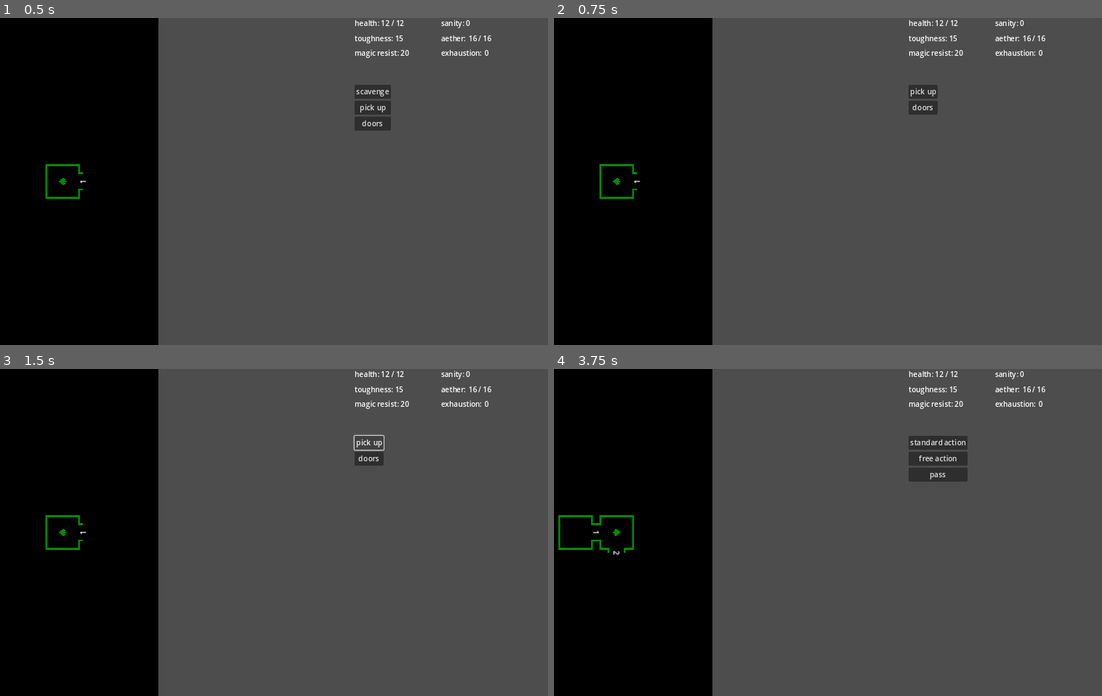
Above: before the commit, frames 1-4 (two rows, left to right).
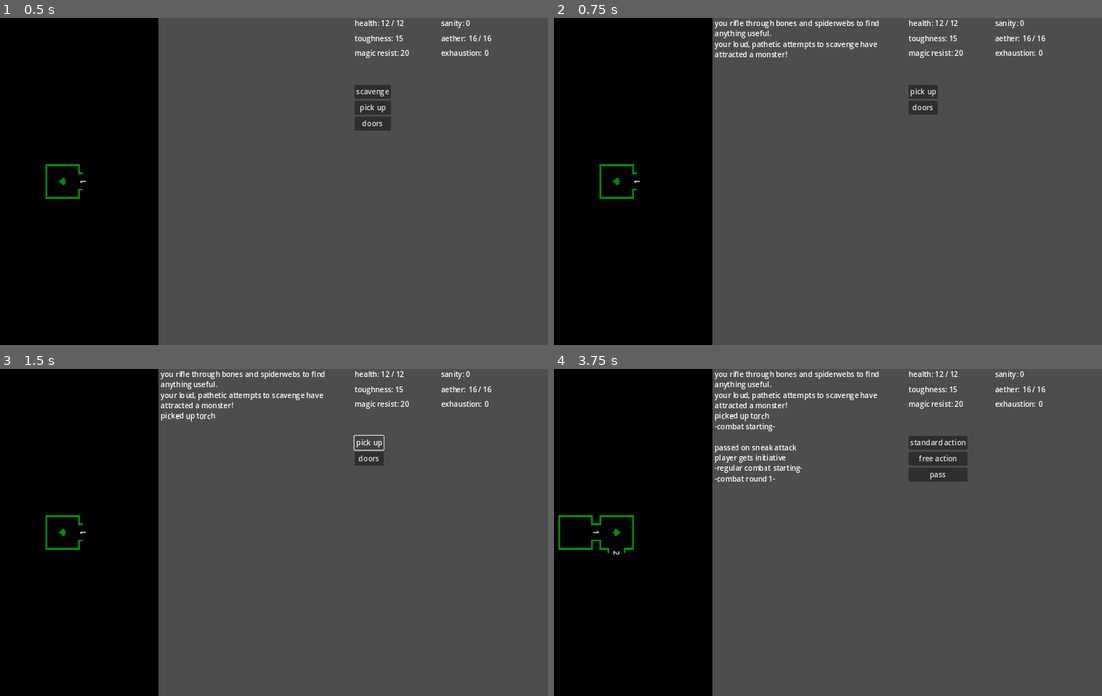
Above: after the commit, the same moments.

Repository: rainbowd-ash/ker_nethalas
Game: Godot game, scene res://globals/game.tscn
Same seed, same stepped clock (60 frames per second), same inputs: the game is played once before the commit and once after it.
Inputs:
- Up to frame 1 (0.5 s): no input
- Up to frame 2 (0.75 s): click "scavenge" at 0.5 s
- Up to frame 3 (1.5 s): click "pick up" at 1.25 s
- Up to frame 4 (3.75 s): click "doors" at 2 s; click "move through door 1" at 2.75 s; click "run in and attack" at 3.5 s

Frame 1 is identical in both runs. In frame 2, 0.7% of the frame differs, in the area x 29-60%, y 0-12%; in frame 3, 0.8%; in frame 4, 1.4%, in the area x 29-60%, y 0-35%.

Commit message:
chat log outputs

Diff:
--- a/character/character.gd
+++ b/character/character.gd
@@ -52,4 +52,4 @@
 func _on_monster_attack(values):
 	if values.has("attack"):
 		attributes.modify_health( -1 * values.attack.damage)
-		print("you take %d %s damage" % [values.attack.damage, Attack.damage_types.keys()[values.attack.damage_type]])
+		SignalBus.chat_log.emit("you take %d %s damage" % [values.attack.damage, Attack.damage_types.keys()[values.attack.damage_type]])
--- a/character/inventory.gd
+++ b/character/inventory.gd
@@ -6,8 +6,6 @@
 var currency = 0
 
 func _ready():
-	add_item(Torch.new())
-	add_item(LightHelmet.new())
 	SignalBus.item_picked_up.connect(_on_item_picked_up)
 
 # list of item objects
@@ -19,7 +17,7 @@
 func add_item(item : Item):
 	# TODO attempt to stack light items first
 	items.push_back(item)
-	print("picked up %s" % item.title)
+	SignalBus.chat_log.emit("picked up %s" % item.title)
 	# emit signal?
 
 func remove_item(r_item : Item):
@@ -31,7 +29,7 @@
 
 func adjust_currency(amount : int):
 	currency += amount
-	print("picked up %d coins" % amount)
+	SignalBus.chat_log.emit("picked up %d coins" % amount)
 
 func _on_item_picked_up(item : Item):
 	add_item(item)
--- a/combat/combat.gd
+++ b/combat/combat.gd
@@ -19,18 +19,18 @@
 
 func do_action(action_key : String):
 	if action_key == "attempt stealth":
-		print("-sneak attack attempt-")
+		SignalBus.chat_log.emit("-sneak attack attempt-")
 		attempt_stealth()
 		stealth_attempt_finished.emit()
 	elif action_key == "no stealth":
-		print("\tpassed on sneak attack")
+		SignalBus.chat_log.emit("passed on sneak attack")
 		stealth_attempt_finished.emit()
 	elif action_key == "free action":
 		list_free_actions()
 	elif action_key == "standard action":
 		list_standard_actions()
 	elif action_key == "pass":
-		print("player passes turn")
+		SignalBus.chat_log.emit("player passes turn")
 		player_round_finished.emit()
 	elif action_key == "actions_back":
 		list_combat_actions()
@@ -39,13 +39,13 @@
 		player_round_finished.emit()
 
 func initialize(values : CombatSetupValues):
-	print("-combat starting-\n")
+	SignalBus.chat_log.emit("-combat starting-\n")
 	add_monster(values.monster)
 	if not values.player_surprised:
 		list_stealth_actions()
 		await stealth_attempt_finished
 	roll_initiative()
-	print("-regular combat starting-")
+	SignalBus.chat_log.emit("-regular combat starting-")
 	combat_rounds()
 
 func combat_rounds():
@@ -57,7 +57,7 @@
 	# combat loop
 	while in_combat:
 		round_counter += 1
-		print("-combat round %d-" % round_counter)
+		SignalBus.chat_log.emit("-combat round %d-" % round_counter)
 		if in_combat:
 			player_action()
 			await player_round_finished
@@ -93,7 +93,7 @@
 	print("-initiative roll-")
 	if stealth_check_result:
 		if stealth_check_result.winner == Dice.opposed_winner.attacker:
-			print("player gets initiative from stealth success")
+			SignalBus.chat_log.emit("player gets initiative from stealth success")
 			player_initiative = true
 			return
 	var character_initiative : int = Character.get_initiative_value()
@@ -106,10 +106,10 @@
 		CheckValue.new(highest_awareness),
 	)
 	if roll_result.winner == Dice.opposed_winner.attacker:
-		print("player gets initiative")
+		SignalBus.chat_log.emit("player gets initiative")
 		player_initiative = true
 	else:
-		print("monster gets initiative")
+		SignalBus.chat_log.emit("monster gets initiative")
 		player_initiative = false
 
 func monster_action():
--- a/dungeon/dungeon.gd
+++ b/dungeon/dungeon.gd
@@ -11,13 +11,6 @@
 func list_actions():
 	var actions = current_room().get_actions()
 	Router.actions_ui.list_actions(actions)
-
-func pick_up_item(item : Item):
-	var room = current_room()
-	if room.get_items().has(item):
-		SignalBus.item_picked_up.emit(item)
-		room.remove_item(item)
-		print("Picked up " + item.title)
 
 func current_room() -> Room:
 	return pawn.get_parent()
--- a/dungeon/room.gd
+++ b/dungeon/room.gd
@@ -63,7 +63,7 @@
 	# on crit success, add 5 to d20 roll and go through scavenge table below
 	# on fail, roll combat encounter
 func scavenge():
-	print("-scavenge check-")
+	SignalBus.chat_log.emit("you rifle through bones and spiderwebs to find anything useful.")
 	scavenged = true
 	var scavenge_check = Dice.check(CheckValue.new(Character.skills.get_value("scavenge")))
 	if scavenge_check.success:
@@ -102,4 +102,4 @@
 	find_parent("Dungeon").list_actions()
 	if not scavenge_check.success:
 		# roll a combat encounter
-		pass
+		SignalBus.chat_log.emit("your loud, pathetic attempts to scavenge have attracted a monster!")
--- a/globals/game.tscn
+++ b/globals/game.tscn
@@ -10,6 +10,7 @@
 [ext_resource type="Script" path="res://ui/inventory/inventory_ui.gd" id="8_i80o1"]
 [ext_resource type="Script" path="res://ui/stats.gd" id="9_5s05s"]
 [ext_resource type="Script" path="res://ui/actions/actions_ui.gd" id="9_d0nn4"]
+[ext_resource type="Script" path="res://ui/chat_log.gd" id="9_oe6tg"]
 
 [node name="Game" type="Node"]
 script = ExtResource("1_mhmjv")
@@ -84,6 +85,7 @@
 layout_mode = 2
 size_flags_horizontal = 3
 bbcode_enabled = true
+script = ExtResource("9_oe6tg")
 
 [node name="Stats_Actions" type="VBoxContainer" parent="Ui"]
 layout_mode = 2
--- a/globals/router.gd
+++ b/globals/router.gd
@@ -5,3 +5,4 @@
 
 @onready var actions_ui = get_node(game + "Ui/Stats_Actions/Actions")
 @onready var dungeon = get_node(game + "Ui/Dungeon_Chat/DungeonWindow/SubViewport/Dungeon")
+@onready var chatlog = get_node(game + "Ui/Dungeon_Chat/ChatLog")
--- a/globals/signal_bus.gd
+++ b/globals/signal_bus.gd
@@ -1,5 +1,8 @@
 extends Node
 # class_name SignalBus
+
+# emitted when something needs the chatlog to add a line
+signal chat_log(new_string : String)
 
 # emitted when item picked up off floor
 signal item_picked_up(item : Item)
--- a/tables/monsters/blightfang_rats.gd
+++ b/tables/monsters/blightfang_rats.gd
@@ -23,7 +23,7 @@
 		rally()
 
 func bite():
-	print("%s bites" % title)
+	SignalBus.chat_log.emit("%s bites" % title)
 	var attack = Attack.new()
 	attack.damage_type = Attack.damage_types.piercing
 	attack.damage = Dice.roll(1, "d6")
@@ -33,7 +33,7 @@
 	})
 
 func scratch():
-	print("%s scratches" % title)
+	SignalBus.chat_log.emit("%s scratches" % title)
 	var attack = Attack.new()
 	attack.damage_type = Attack.damage_types.slashing
 	attack.damage = Dice.roll(1, "d4", 1)
@@ -43,7 +43,7 @@
 	})
 
 func rally():
-	print("%s rallies" % title)
+	SignalBus.chat_log.emit("%s rallies" % title)
 	for child in get_parent().get_children():
 		if child is BlightfangRats:
 			child.rally_counter += 1
--- /dev/null
+++ b/ui/chat_log.gd
@@ -0,0 +1,7 @@
+extends RichTextLabel
+
+func _ready() -> void:
+	SignalBus.chat_log.connect(add_line)
+
+func add_line(new_text : String):
+	append_text(new_text + "\n")
--- a/ui/inventory/inventory_ui.gd
+++ b/ui/inventory/inventory_ui.gd
@@ -23,7 +23,8 @@
 		line_item.text = item.title
 		line_item.focus_entered.connect(refresh_details)
 		%ItemList.add_child(line_item)
-	%ItemList.get_children()[0].grab_focus()
+	if get_child_count():
+		%ItemList.get_children()[0].grab_focus()
 
 func refresh_details():
 	for child in %ItemDetails.get_children():
@@ -41,5 +42,6 @@
 func _on_item_picked_up(_item_name):
 	refresh_items()
 
-func _on_mode_transition(_new_mode_name):
-	refresh_items()
+func _on_mode_transition(new_mode_name):
+	if new_mode_name == "InventoryMode":
+		refresh_items()
Not shown: 1 places in globals/game.tscn that only renumber resources
